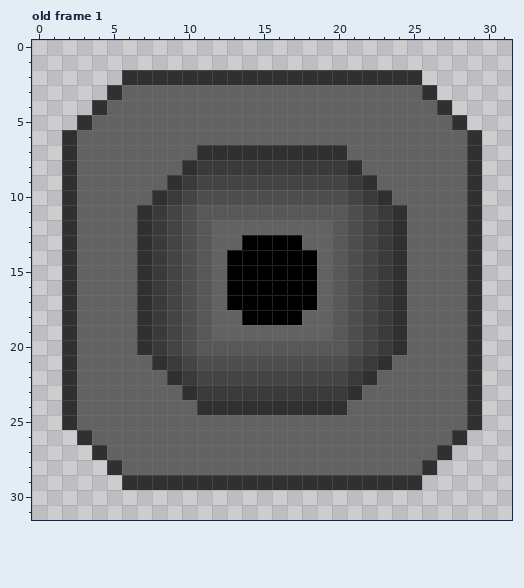
Edited in one commit: pixel-art file (asset_source/structures/energy/coal_power_plant/placeholder/coal_power_plant_placeholder.aseprite). Above, as it was before the edit.
32x32 pixels, 1 frame. Colours within 5 levels of each other are drawn and written as one. Shown: old frame 1. The commit also changed other frames, which this record leaves out.
Once edited:
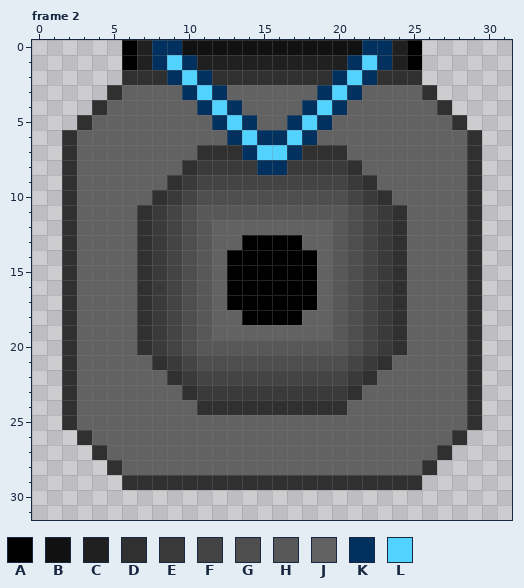
Palette (. is transparent): A #000000  B #111111  C #202020  D #303030  E #3a3a3a  F #444444  G #4e4e4e  H #585858  J #626262  K #03315f  L #52d2ff
A new or re-ordered frame is compared with the old frame closest to it.
Change:
frames 1 -> 2
layer "Arrows" added
Frame 2 is new; against old frame 1, layers "Arrows", "Layer 1":
The edit adds colour A in rows 0 to 1 at x 6 and 25.
The edit adds colour B in row 0 at x 10 to 21.
The edit adds colour C in row 0 at x 7 and 24; in row 1 at x 7, 11 to 20 and 24.
The edit adds colour K in row 0 at x 8 to 9 and 22 to 23; in row 1 at x 8, 10, 21 and 23.
Colour D gives way to colour K in row 2 at x 9, 11, 20 and 22; in row 7 at x 14 and 17.
Colour E gives way to colour K in row 8 at x 15 to 16.
Colour J gives way to colour K in row 3 at x 10, 12, 19 and 21; in row 4 at x 11, 13, 18 and 20; in row 5 at x 12, 14, 17 and 19; in row 6 at x 13, 15 to 16 and 18.
The edit adds colour L in row 1 at x 9 and 22.
Colour D gives way to colour L in row 2 at x 10 and 21; in row 7 at x 15 to 16.
Colour J gives way to colour L in row 3 at x 11 and 20; in row 4 at x 12 and 19; in row 5 at x 13 and 18; in row 6 at x 14 and 17.
Where, in picture pixels (left, top, right, bottom), the same in both pictures:
changed: (122, 40, 422, 175)
